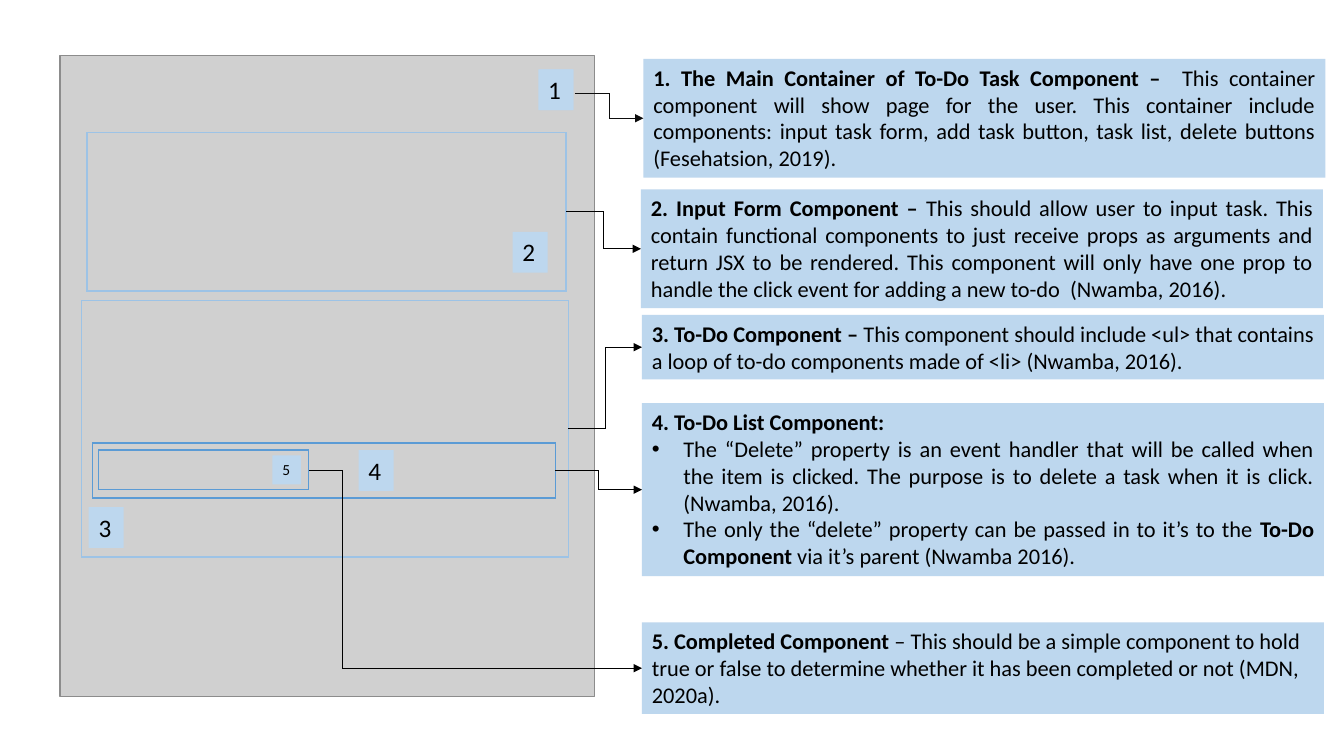
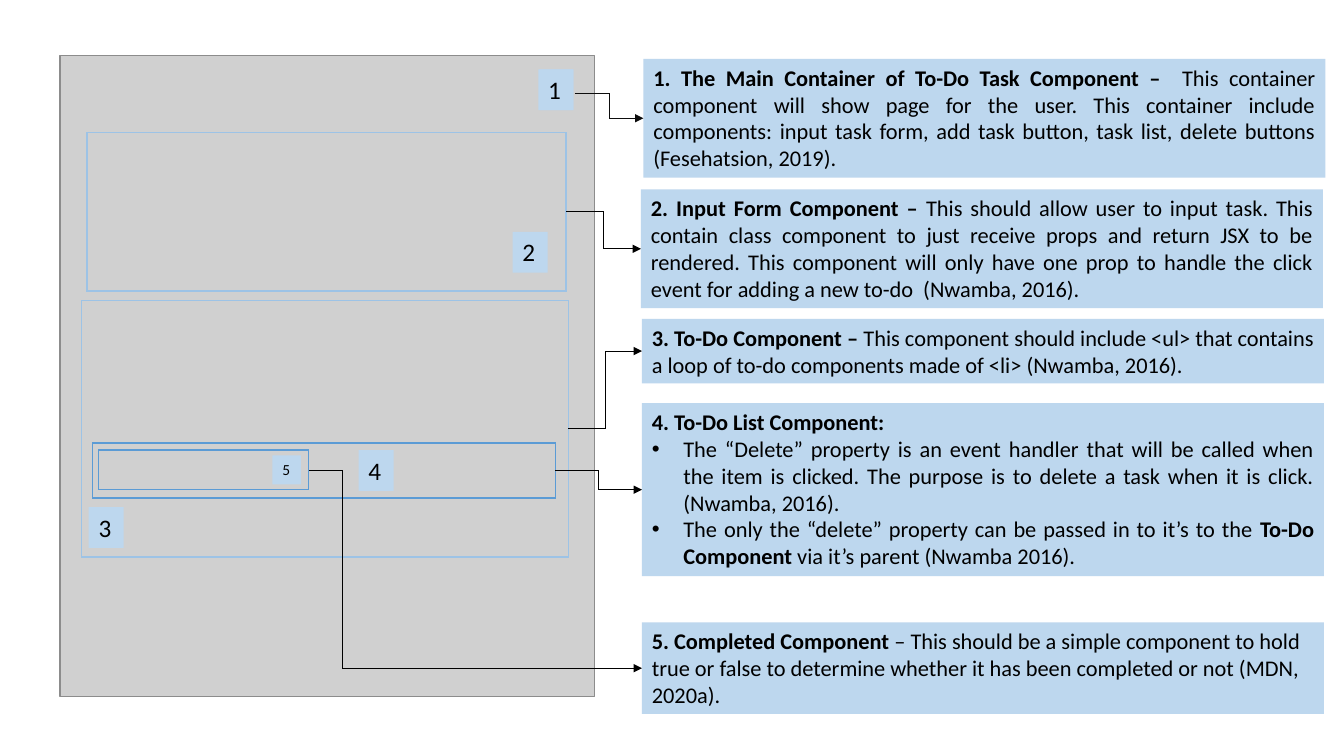
Before and after one commit to jia-von/react-app-planning-assignment, a slide deck: slide 3 of To-Do-App-Illustrations/React To-Do Planning Assignment.pptx. Drawn at 1344x756 pixels with LibreOffice and Linux fonts; fonts in the diff are those of the drawing; grey boxes stand for pictures. Boxes give left, top, right and bottom in pixels: in the first picture for what was removed or moved away, otherwise in the second. Text is boxed around its words. In the diff, an @@ line names an element or a change of style, - is before the commit and + after.

Commit message:
added class for component ToDo

```diff
--- a/To-Do-App-Illustrations/React To-Do Planning Assignment.pptx
+++ b/To-Do-App-Illustrations/React To-Do Planning Assignment.pptx
@@ text in rectangle at (651, 200, 1312, 301): text changed @@
-2. Input Form Component – This should allow user to input task. This contain functional components to just receive props as arguments and return JSX to be rendered. This component will only have one prop to handle the click event for adding a new to-do (Nwamba, 2016).
+2. Input Form Component – This should allow user to input task. This contain class component to just receive props and return JSX to be rendered. This component will only have one prop to handle the click event for adding a new to-do (Nwamba, 2016).
@@ rectangle "3. To-Do Component – This ...": place and size @@
-rectangle "3. To-Do Component – This ..." at (642, 315, 1325, 379)
+rectangle "3. To-Do Component – This ..." at (642, 319, 1325, 383)
@@ elbow arrow moved from (569, 429) - (642, 347) to (569, 429) - (642, 351) @@
```
Also in this commit, not shown: 2 other slides changed, 1 slide added, 1 slide removed, 3 other files.
